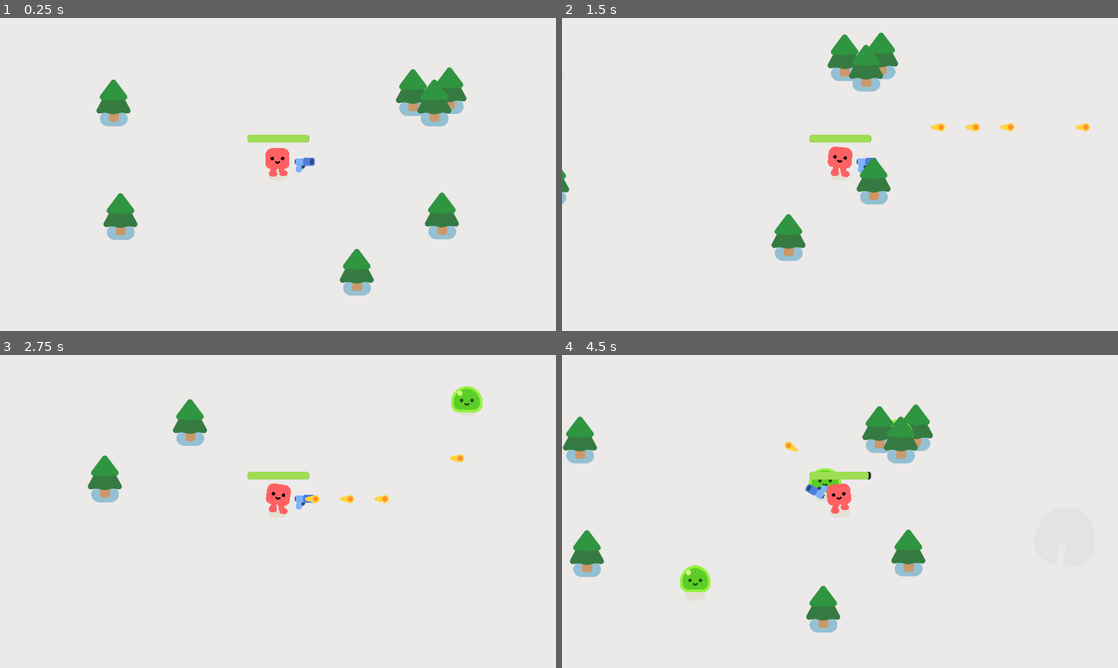
Above: before the commit, frames 1-4 (two rows, left to right).
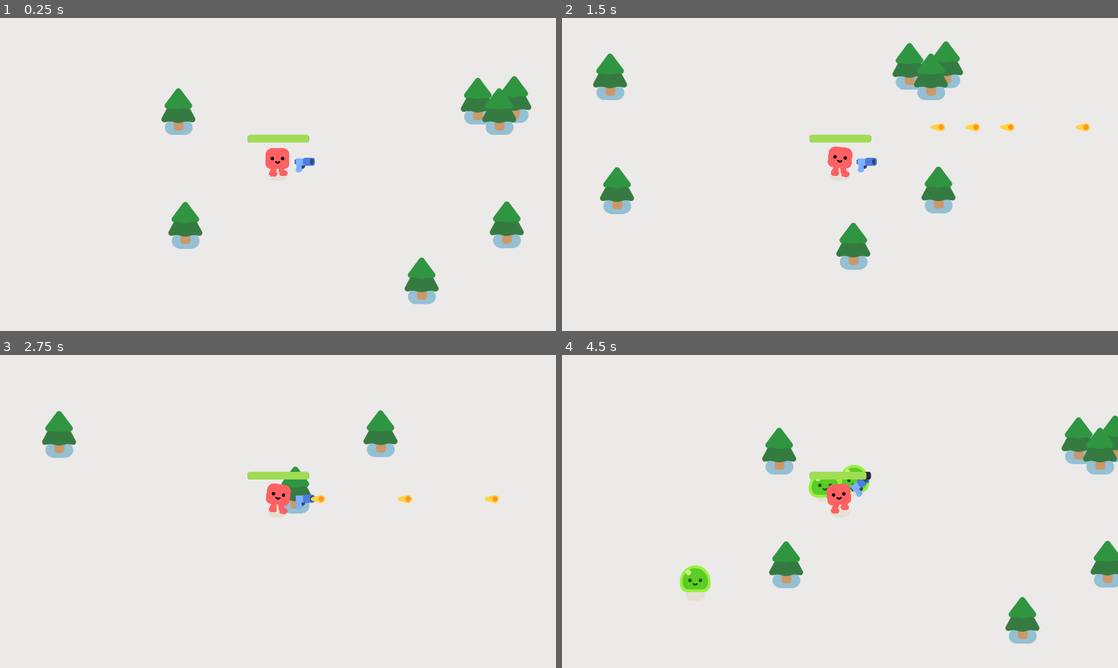
Above: after the commit, the same moments.

Repository: Goshan18/2d-platformer
Game: Godot game, scene res://Scene/game.tscn
Same seed, same stepped clock (60 frames per second), same inputs: the game is played once before the commit and once after it.
Inputs:
- Up to frame 1 (0.25 s): no input
- Up to frame 2 (1.5 s): hold D (move_right) 0.53-1.28 s; hold S (move_down) from 1.28 s (still down)
- Up to frame 3 (2.75 s): release S (move_down) at 2.03 s; hold D (move_right) from 2.03 s (still down)
- Up to frame 4 (4.5 s): release D (move_right) at 2.78 s; hold W (move_up) 2.78-3.53 s; hold A (move_left) from 3.53 s (still down)

The runs differ from the first frame. In frame 1, 8.3% of the frame differs, in the area x 17-96%, y 15-92%; in frame 2, 7.1%; in frame 3, 3.6%; in frame 4, 8.4%, in the area x 0-100%, y 15-93%.

Commit message:
changed radius of gun detector

Diff:
--- a/Scene/game.tscn
+++ b/Scene/game.tscn
@@ -27,7 +27,7 @@
 color = Color(0.926739, 0.91332, 0.912034, 1)
 
 [node name="Player" parent="." instance=ExtResource("1_lypac")]
-position = Vector2(842, 559)
+position = Vector2(618, 529)
 
 [node name="Path2D" type="Path2D" parent="Player"]
 position = Vector2(-819, -564)
--- a/Scene/gun.tscn
+++ b/Scene/gun.tscn
@@ -4,7 +4,7 @@
 [ext_resource type="Script" path="res://Scripts/gun.gd" id="1_kbch4"]
 
 [sub_resource type="CircleShape2D" id="CircleShape2D_ik8fk"]
-radius = 585.003
+radius = 382.633
 
 [node name="Gun" type="Area2D"]
 collision_layer = 0
